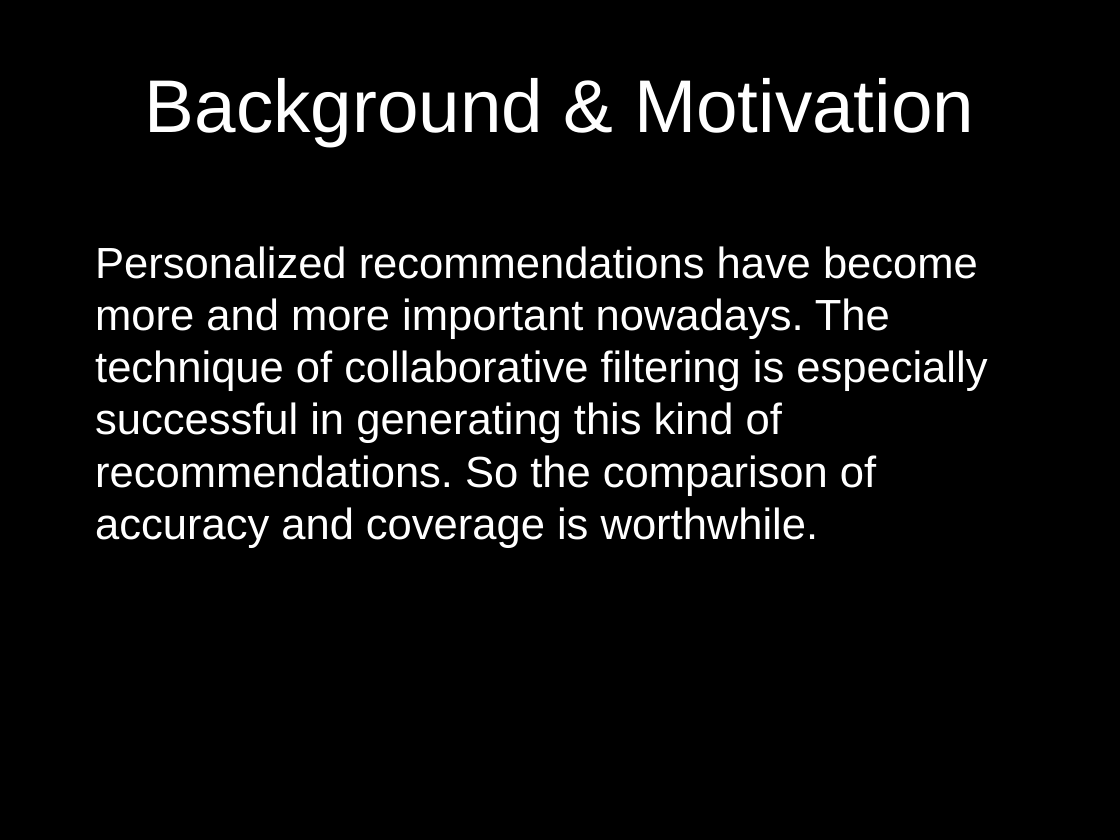
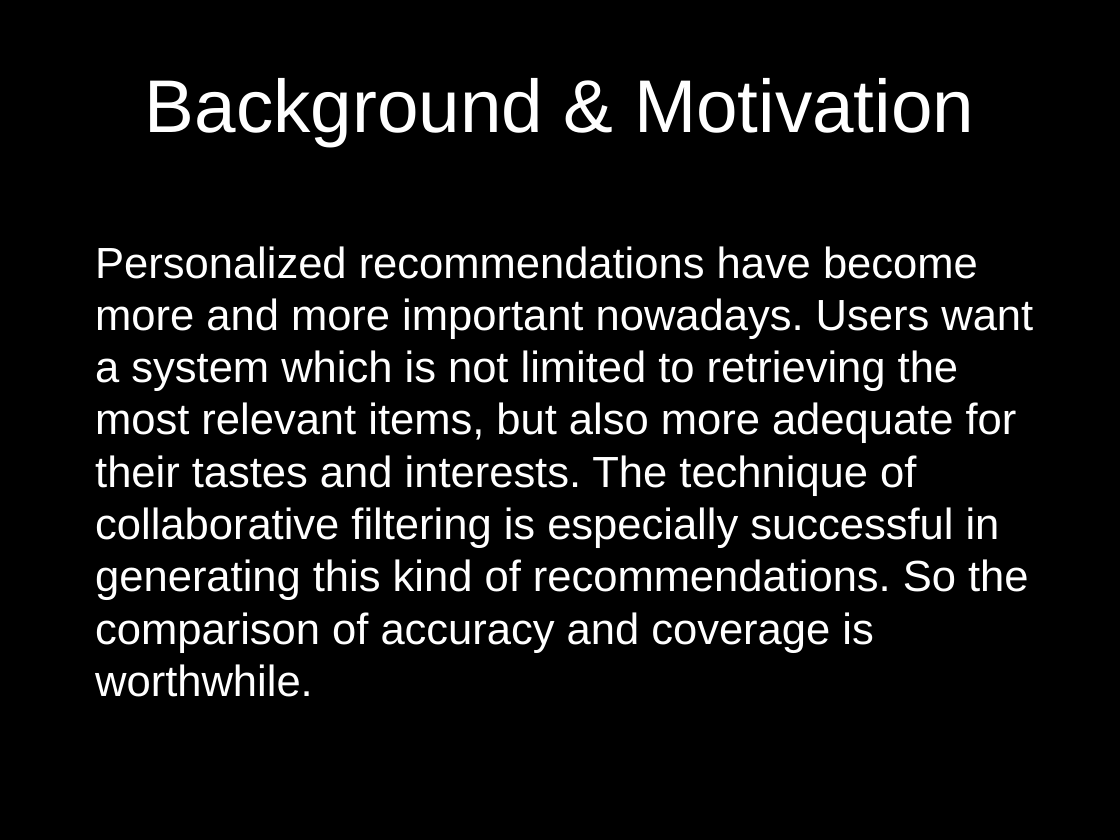
Before and after one commit to UCSBGauchos/MAE-data, a slide deck: slide 6 of Final Presentation.pptx (slide 4 before the commit). Drawn at 1120x840 pixels with LibreOffice and Linux fonts; fonts in the diff are those of the drawing; background and template pictures are left out. Boxes give left, top, right and bottom in pixels: in the first picture for what was removed or moved away, otherwise in the second. Text is boxed around its words. In the diff, an @@ line names an element or a change of style, - is before the commit and + after.

```diff
--- a/Final Presentation.pptx
+++ b/Final Presentation.pptx
@@ text at (95,246,1033,697): text changed @@
-Personalized recommendations have become more and more important nowadays. The technique of collaborative filtering is especially successful in generating this kind of recommendations. So the comparison of accuracy and coverage is worthwhile.
+Personalized recommendations have become more and more important nowadays. Users want a system which is not limited to retrieving the most relevant items, but also more adequate for their tastes and interests. The technique of collaborative filtering is especially successful in generating this kind of recommendations. So the comparison of accuracy and coverage is worthwhile.
```
Also in this commit, not shown: 10 other slides changed, 8 slides added.
